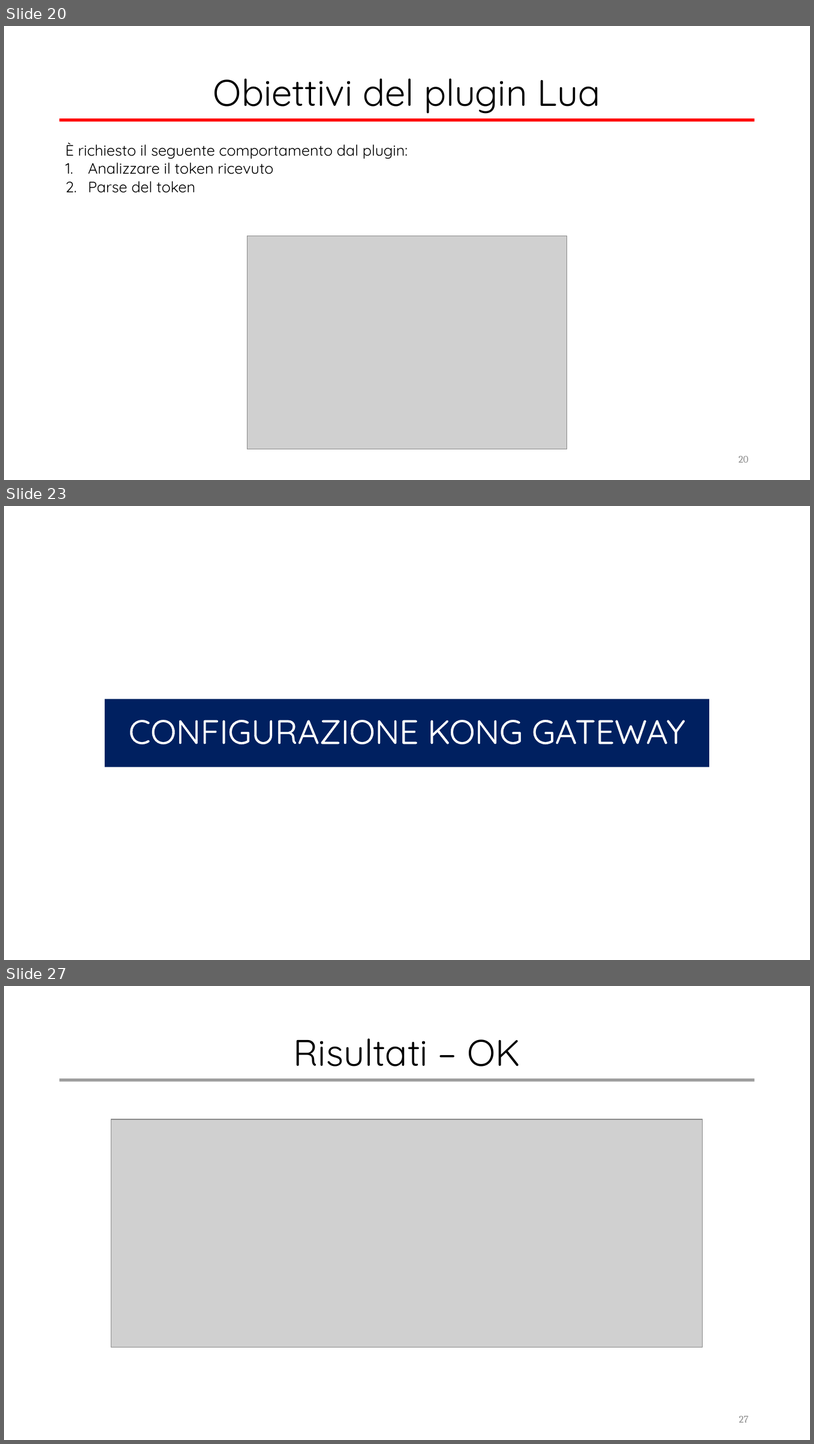
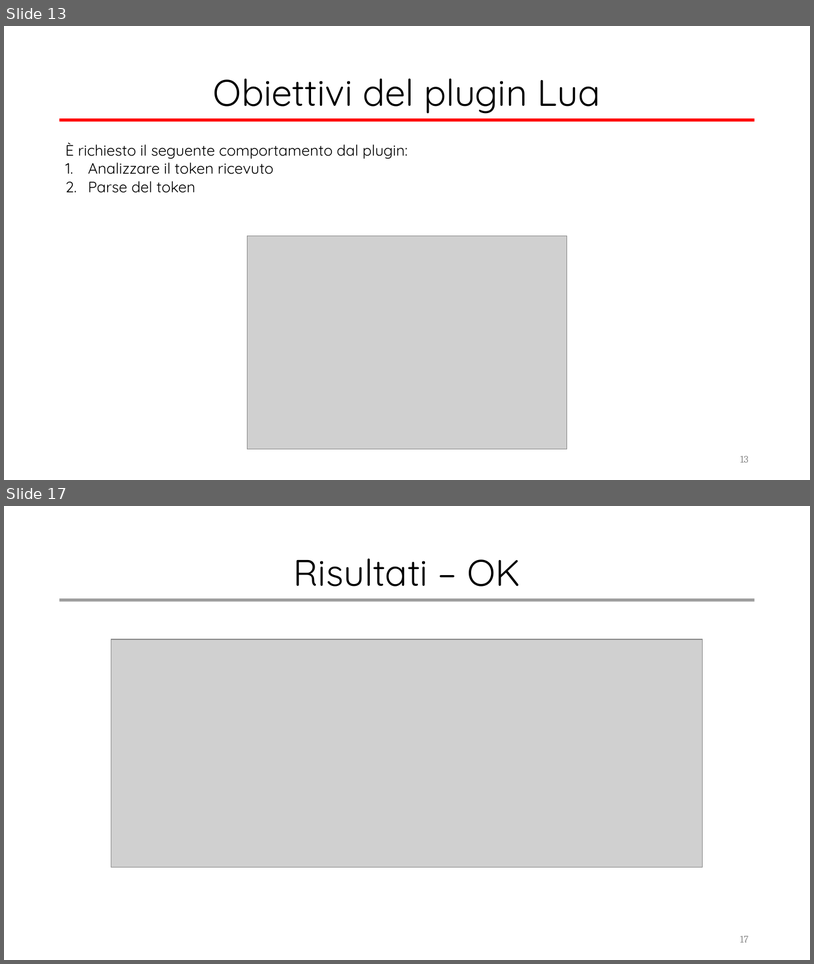
Before and after one commit to valeriodesiati/tesi, a slide deck: Presentazione/Valerio Desiati - Presentazione Discussione.pptx. Shown one above the other, each under a label of ours: slides 20, 23 and 27 before the commit, slides 13 and 17 after it; the slides between them are not shown. The pictures are 814x1444 and 814x964 pixels, drawn with LibreOffice and Linux fonts; fonts in the diff are those of the drawing; grey boxes stand for pictures. Boxes give left, top, right and bottom in pixels: in the first picture for what was removed or moved away, otherwise in the second. Text is boxed around its words. In the diff, an @@ line names an element or a change of style, - is before the commit and + after.

```diff
--- a/Presentazione/Valerio Desiati - Presentazione Discussione.pptx
+++ b/Presentazione/Valerio Desiati - Presentazione Discussione.pptx
@@ slide 23 removed at bbox=[4, 506, 810, 960], background #FFFFFF @@
@@ rectangle removed at bbox=[105, 699, 710, 767] @@
-CONFIGURAZIONE KONG GATEWAY
@@ what was slide 20 is now slide 13 @@
@@ page number at bbox=[741, 456, 749, 462]: text changed @@
-20
+13
@@ what was slide 27 is now slide 17 @@
@@ page number at bbox=[740, 936, 749, 942]: text changed @@
-27
+17
```
Also in this commit, not shown: 11 slides changed, 9 other slides removed, 7 other files.
